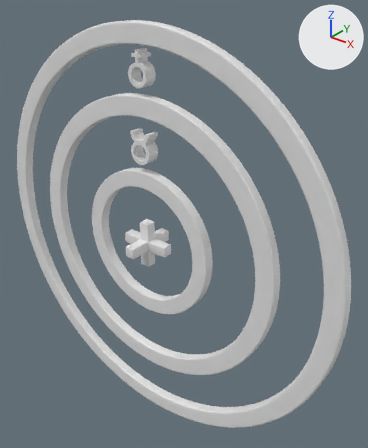
Before and after pictures for a commit that changed the glTF model public/models/genre.glb.
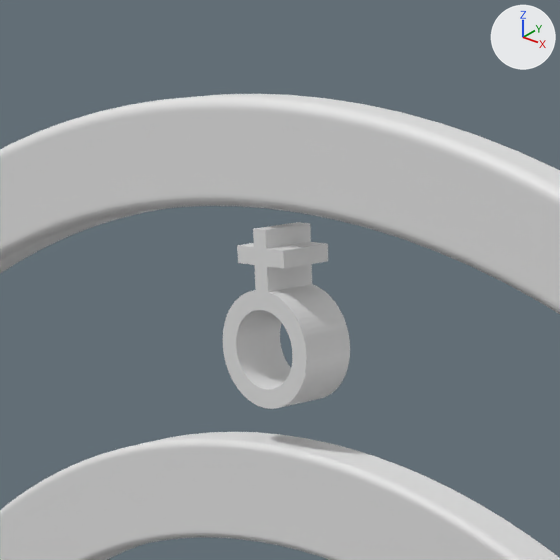
The first picture shows the older version from a 50 mm camera at (1.499, -1.594, 1.159) aimed at (0.111, 0.141, 0.084). The close-ups show both versions on the part from 22% to 55% of the width and 0% to 27% of the height of that picture; other places that the commit changed are outside them. The lights are fixed; the arrows at upper right show +X, +Y and +Z. Where no turn or scale is listed for an object, it has been applied to the vertices.

The first close-up shows 'a', 'ring2', 'ring3'.
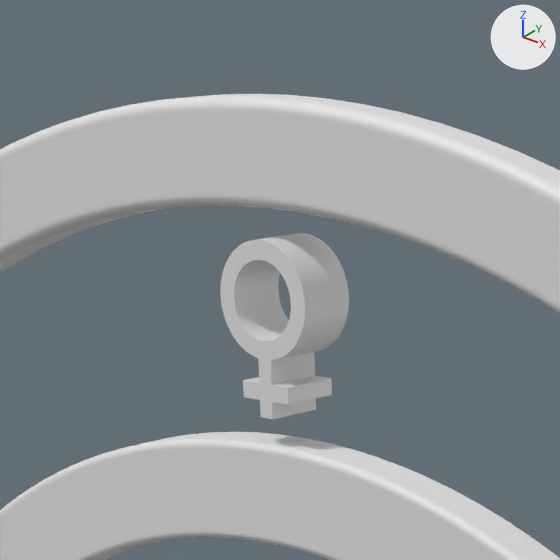
What differs and where, as boxes (x1, y1, x2, y2) in the close-ups (560 x 560 px):
'a', moved, turned
    before: (223, 222, 350, 409)
    after: (220, 233, 349, 419)

Diff of the bpy script that builds the scene:
```diff
--- a/public/models/genre.glb.py
+++ b/public/models/genre.glb.py
@@ ob_a @@
 ob_a = bpy.data.objects.new('a', me_plane_003)
-ob_a.location = (0.0, 0.0, 0.805)
+ob_a.location = (0.0, 0.0, 0.822)
+ob_a.rotation_euler = (0.0, -3.142, 0.0)  # degrees (0, -180, 0)
 ob_a.scale = (0.00746, 0.00746, 0.00746)
```
